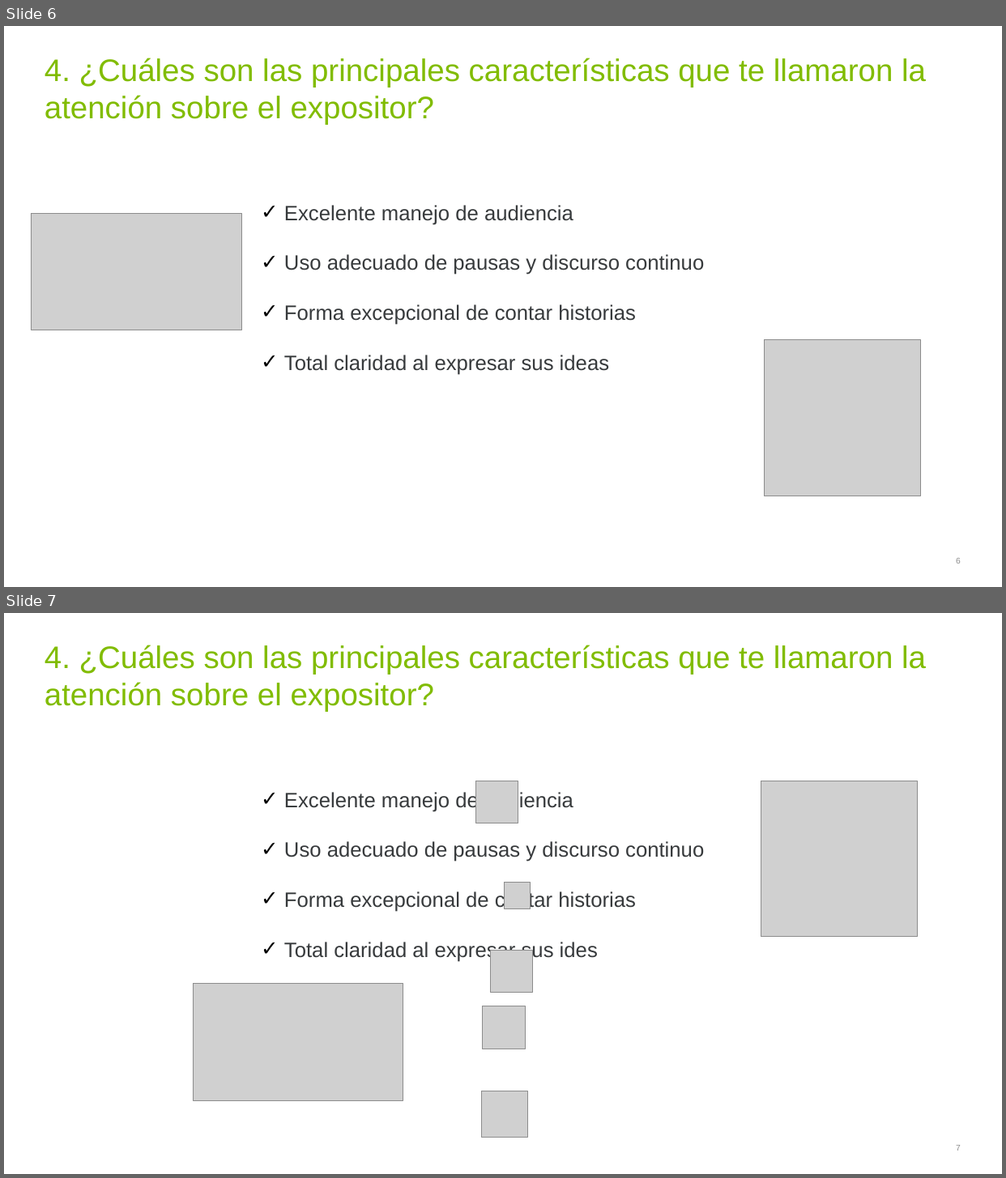
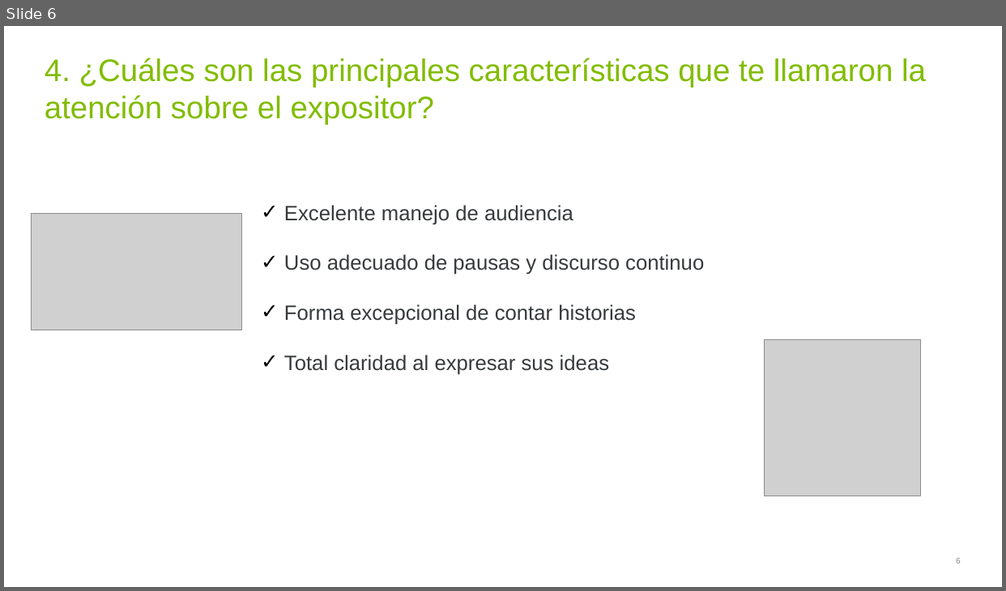
Before and after one commit to Sergio-Ibarra-1795/Diplomado_UNAM_DC_Full_gitHub, a slide deck: Mod13_Pyspark_and_Hadoop/Modulo 14 Data Storytelling_ejercicio1.pptx. Shown one above the other, each under a label of ours: slides 6 and 7 before the commit, slide 6 after it. The pictures are 1006x1178 and 1006x591 pixels, drawn with LibreOffice and Linux fonts; fonts in the diff are those of the drawing; grey boxes stand for pictures. Boxes give left, top, right and bottom in pixels: in the first picture for what was removed or moved away, otherwise in the second. Text is boxed around its words. In the diff, an @@ line names an element or a change of style, - is before the commit and + after.

Commit message:
Mod14 Storytelling ejercicio1

```diff
--- a/Mod13_Pyspark_and_Hadoop/Modulo 14 Data Storytelling_ejercicio1.pptx
+++ b/Mod13_Pyspark_and_Hadoop/Modulo 14 Data Storytelling_ejercicio1.pptx
@@ slide 7 removed at (x1=4, y1=613, x2=1002, y2=1174), background #FFFFFF @@
@@ title removed at (x1=44, y1=645, x2=926, y2=712) @@
-4. ¿Cuáles son las principales características que te llamaron la atención sobre el expositor?
@@ picture removed at (x1=476, y1=781, x2=519, y2=824) @@
@@ picture removed at (x1=761, y1=781, x2=918, y2=936) @@
@@ text removed at (x1=284, y1=790, x2=704, y2=962) @@
-✓ Excelente manejo de audiencia
-✓ Uso adecuado de pausas y discurso continuo
-✓ Forma excepcional de contar historias
-✓ Total claridad al expresar sus ides
@@ picture removed at (x1=504, y1=883, x2=530, y2=909) @@
@@ picture removed at (x1=491, y1=951, x2=533, y2=994) @@
@@ picture removed at (x1=194, y1=984, x2=404, y2=1101) @@
@@ picture removed at (x1=483, y1=1007, x2=525, y2=1050) @@
@@ picture removed at (x1=482, y1=1092, x2=528, y2=1138) @@
@@ page number removed at (x1=956, y1=1145, x2=961, y2=1151) @@
-7
```
